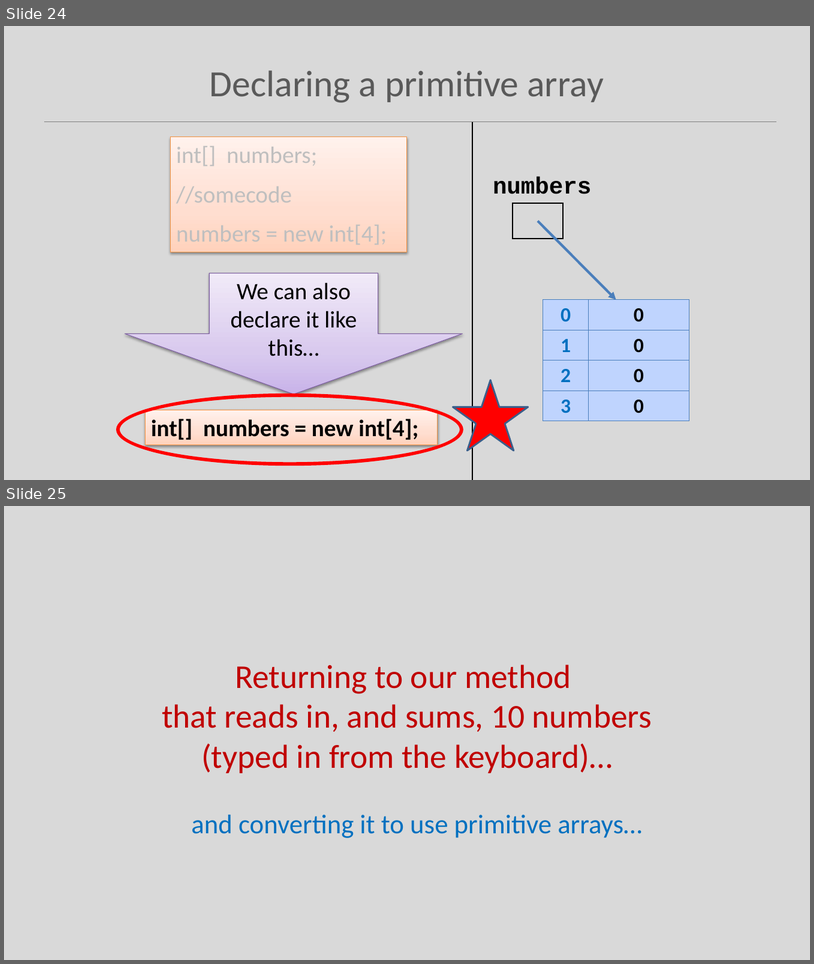
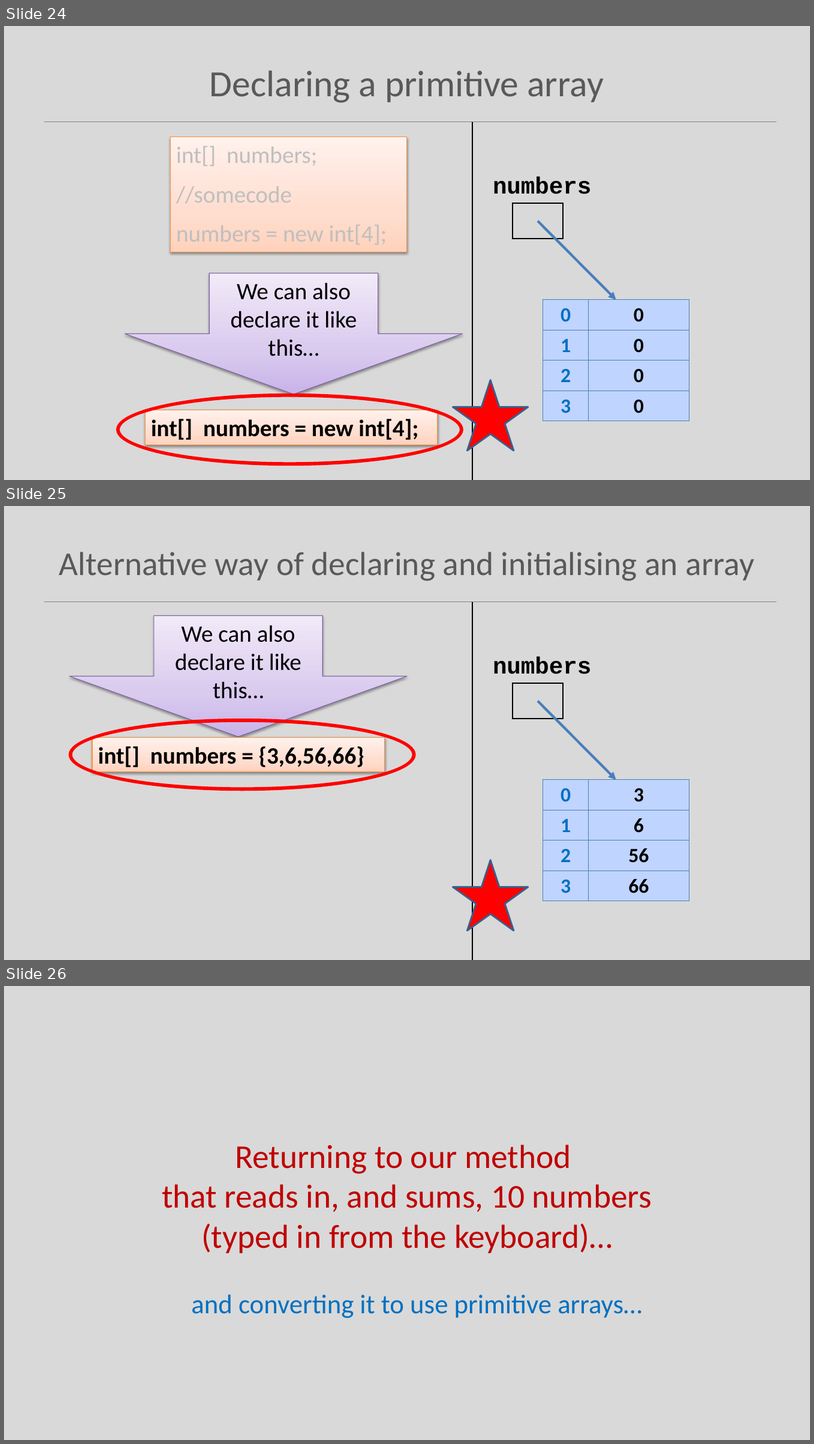
Before and after one commit to Programming-Fundamentals-SETU/prog-fund-1-sept-25, a slide deck: topic06-arrays/unit-1/talk-1-intro-to-arrays/a-arrays.pptx. Shown one above the other, each under a label of ours: slides 24 and 25 before the commit, slides 24, 25 and 26 after it. The pictures are 814x964 and 814x1444 pixels, drawn with LibreOffice and Linux fonts; fonts in the diff are those of the drawing. Boxes give left, top, right and bottom in pixels: in the first picture for what was removed or moved away, otherwise in the second. Text is boxed around its words. In the diff, an @@ line names an element or a change of style, - is before the commit and + after.

Commit message:
update arrays pptx

```diff
--- a/topic06-arrays/unit-1/talk-1-intro-to-arrays/a-arrays.pptx
+++ b/topic06-arrays/unit-1/talk-1-intro-to-arrays/a-arrays.pptx
@@ slide 25 added at [4, 506, 810, 960], background #D9D9D9; not listed: 1 template element that a slide beside it also shows @@
@@ title added at [59, 552, 755, 581], 39.6 pt, text #595959 @@
+Alternative way of declaring and initialising an array
@@ line added from (473, 601) to (473, 960), #000000 1 pt @@
@@ down arrow added at [69, 615, 407, 736], fill gradient #C9B5E8 to #D8CBEE to #F0EAF9, outline #7D60A0 0.75 pt, 28 pt, text #000000 @@
+We can also declare it like this…
@@ text added at [493, 657, 591, 674], 28 pt, text #000000, bold @@
+numbers
@@ rectangle added at [513, 683, 563, 718], outline #000000 1.5 pt @@
@@ arrow added from (538, 701) to (616, 780), #4B7EBC 3 pt @@
@@ donut added at [69, 719, 415, 790], fill #FF0000, outline #FF0000 2 pt @@
@@ rectangle added at [92, 737, 384, 772], fill gradient #FFD2BD to #FFDED0 to #FFF2ED, outline #F69240 0.75 pt, 28 pt, text #000000, bold @@
+int[] numbers = {3,6,56,66}
@@ table added at [543, 780, 690, 900], 4 rows, 2 columns @@
+0 | 3
+1 | 6
+2 | 56
+3 | 66
@@ star added at [453, 860, 528, 931], fill #FF0000, outline #3A5F8C 2 pt @@
@@ what was slide 25 is now slide 26 @@
```
Also in this commit, not shown: 3 other files.
